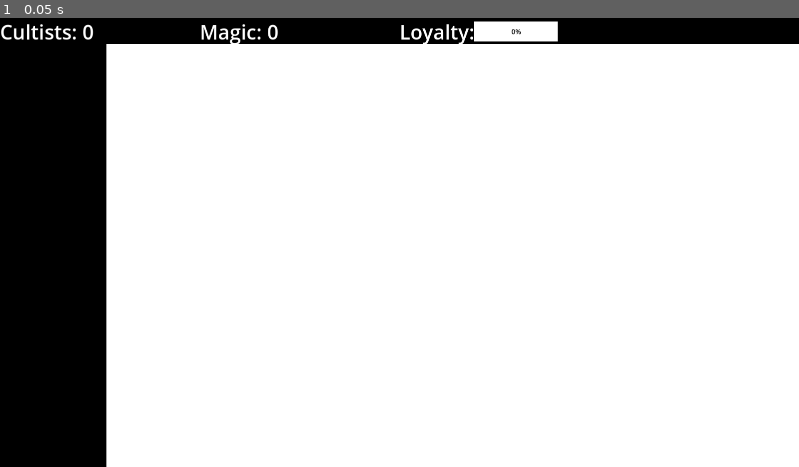
Above: before the commit, frame 1.
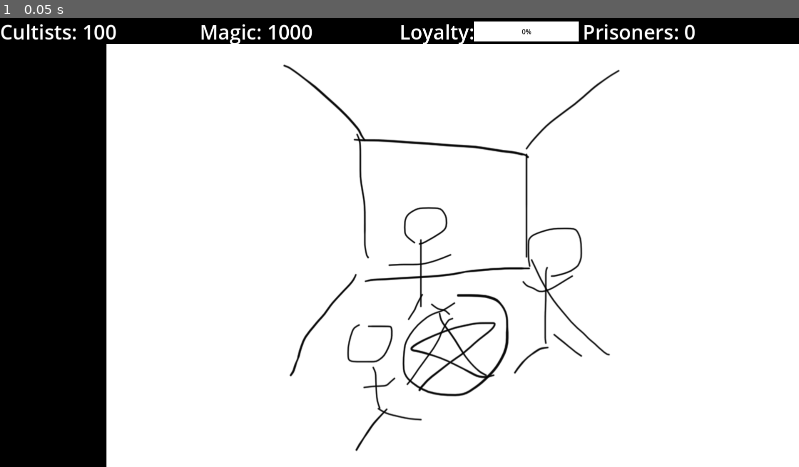
Above: after the commit, the same moment.

Repository: ShroomySquid/Ludum_Dare
Game: Godot game, scene res://node_2d.tscn
The game is run twice, just before and just after one commit, with the same random seed, the same clock (stepped at 60 frames per second) and the same inputs.
Inputs:
- Up to frame 1 (0.05 s): no input

The runs differ from the first frame. In frame 1, 2.7% of the frame differs, in the area x 10-87%, y 0-97%.

Commit message:
more UI

Diff:
--- a/ui_prototype/Control.gd
+++ b/ui_prototype/Control.gd
@@ -1,7 +1,8 @@
 extends Control
-var cultist_count = 0
-var magic_count = 0
+var cultist_count = 100
+var magic_count = 1000
 var loyalty_count = 0
+var prisoners_count = 0
 
 
 # Called when the node enters the scene tree for the first time.
@@ -14,3 +15,4 @@
 	$cultist_label.text = "Cultists: " + str(cultist_count)
 	$magic_label.text = "Magic: " + str(magic_count)
 	$loyalty_bar.value = loyalty_count
+	$prisoners_label.text = "Prisoners: " + str(prisoners_count)
--- a/ui_prototype/node_2d.tscn
+++ b/ui_prototype/node_2d.tscn
@@ -55,11 +55,20 @@
 layout_mode = 0
 offset_left = 1140.0
 offset_top = 8.0
-offset_right = 1340.0
+offset_right = 1390.0
 offset_bottom = 56.0
 theme_override_colors/font_color = Color(0, 0, 0, 1)
 theme_override_colors/font_outline_color = Color(1, 1, 1, 1)
 theme_override_styles/background = SubResource("StyleBoxFlat_rtqf8")
+
+[node name="prisoners_label" type="Label" parent="Control"]
+clip_contents = true
+layout_mode = 0
+offset_left = 1400.0
+offset_right = 1631.0
+offset_bottom = 67.0
+text = "Prisoners:"
+label_settings = SubResource("LabelSettings_l3ewh")
 
 [node name="Node2D" type="Node2D" parent="."]
 position = Vector2(256, 64)
Binary file changed: ui_prototype/background2.png
Not shown, added: ui_prototype/background2.png~
